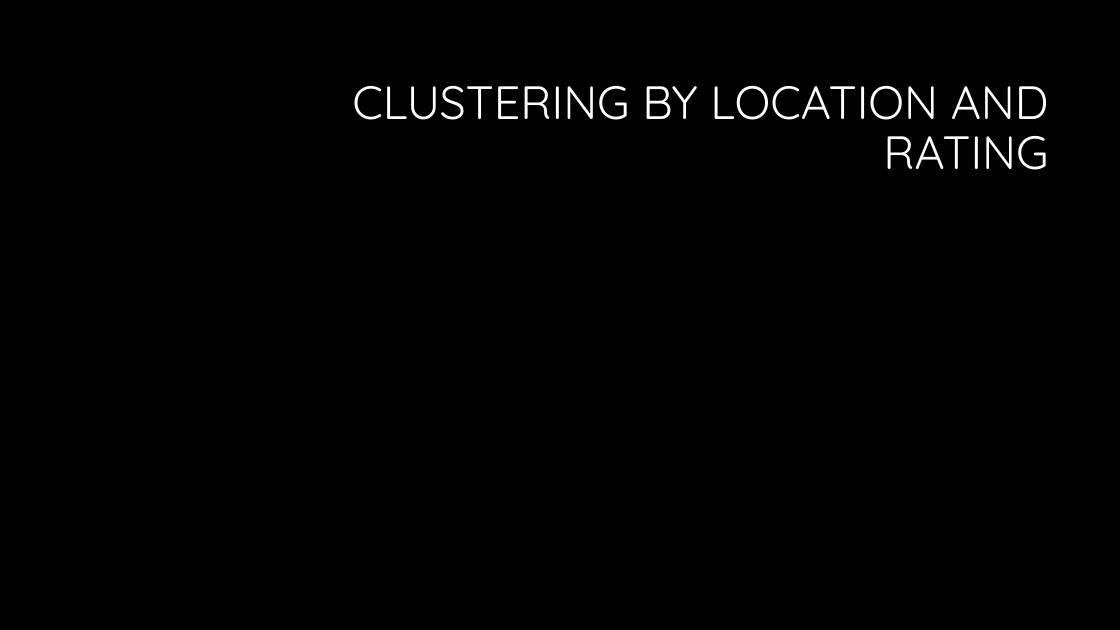
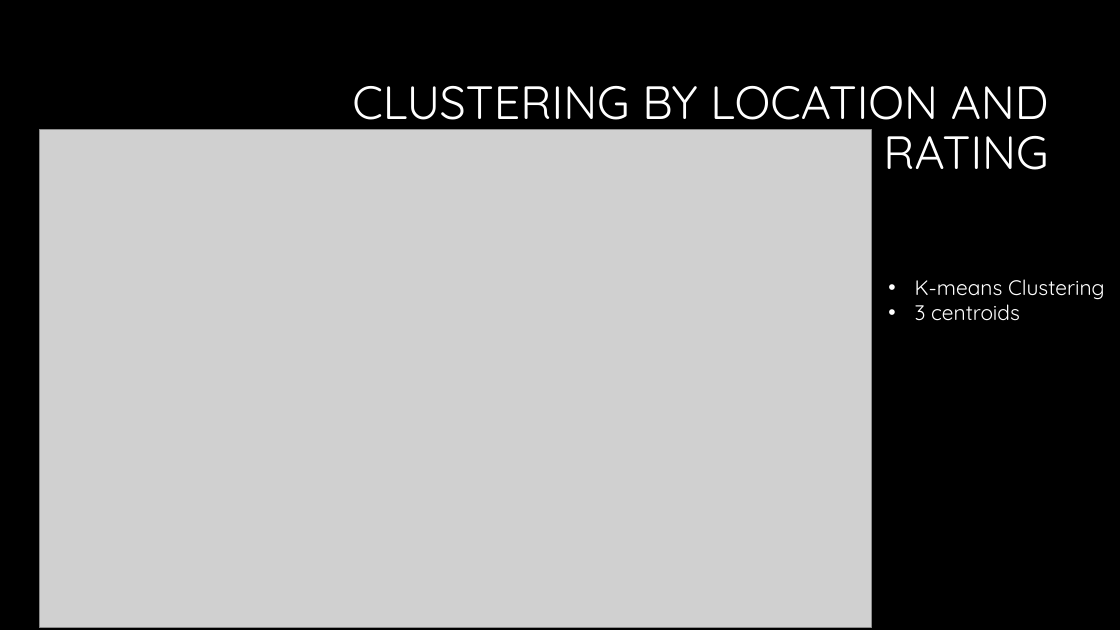
Before and after one commit to psharer/Coursera_Capstone, a slide deck: slide 11 of Finding a Night Club Location in New York.pptx (slide 9 before the commit). Drawn at 1120x630 pixels with LibreOffice and Linux fonts; fonts in the diff are those of the drawing; grey boxes stand for pictures; background and template pictures are left out. Boxes give left, top, right and bottom in pixels: in the first picture for what was removed or moved away, otherwise in the second. Text is boxed around its words. In the diff, an @@ line names an element or a change of style, - is before the commit and + after.

```diff
--- a/Finding a Night Club Location in New York.pptx
+++ b/Finding a Night Club Location in New York.pptx
@@ picture added at [39, 129, 872, 628] @@
@@ text added at [915, 279, 1105, 321], 18 pt, text #FFFFFF @@
+• K-means Clustering
+• 3 centroids
```
Also in this commit, not shown: 6 other slides changed, 2 slides added, 3 other files.
